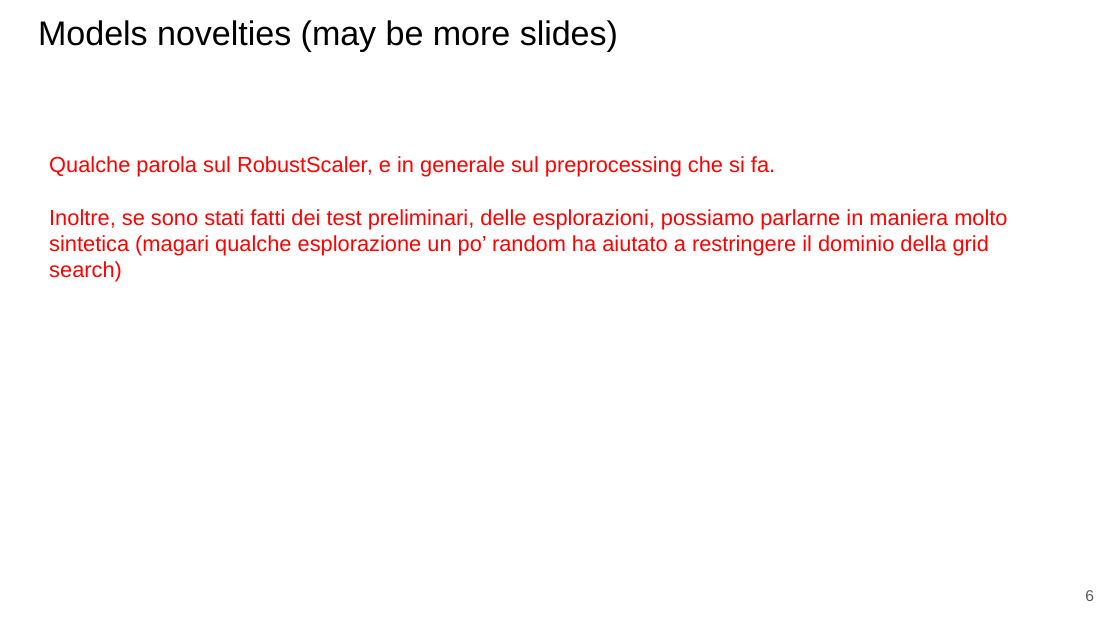
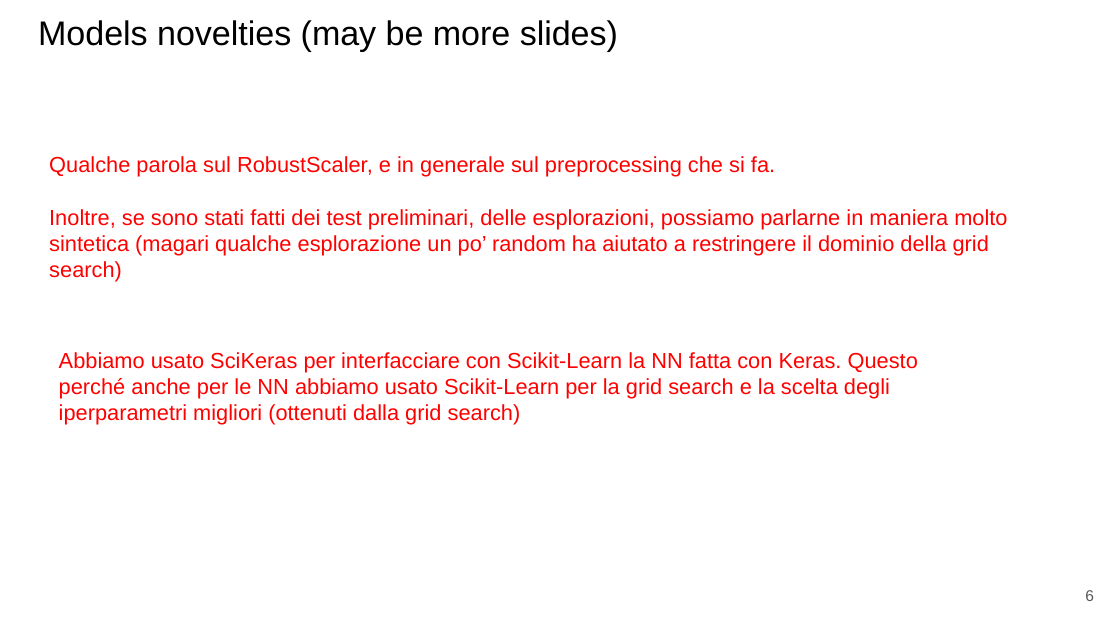
Before and after one commit to paolo-junior-mollica/machine-learning-project, a slide deck: slide 6 of relazione/ML-2023-PRJ-Slides-Demo.pptx. Drawn at 1120x630 pixels with LibreOffice and Linux fonts; fonts in the diff are those of the drawing. Boxes give left, top, right and bottom in pixels: in the first picture for what was removed or moved away, otherwise in the second. Text is boxed around its words. In the diff, an @@ line names an element or a change of style, - is before the commit and + after.

```diff
--- a/relazione/ML-2023-PRJ-Slides-Demo.pptx
+++ b/relazione/ML-2023-PRJ-Slides-Demo.pptx
@@ text added at <box>59,352,918,425</box>, 14 pt, text #FF0000 @@
+Abbiamo usato SciKeras per interfacciare con Scikit-Learn la NN fatta con Keras. Questo perché anche per le NN abbiamo usato Scikit-Learn per la grid search e la scelta degli iperparametri migliori (ottenuti dalla grid search)
```
Also in this commit, not shown: 6 other slides changed, 2 slides added, 1 slide removed.
